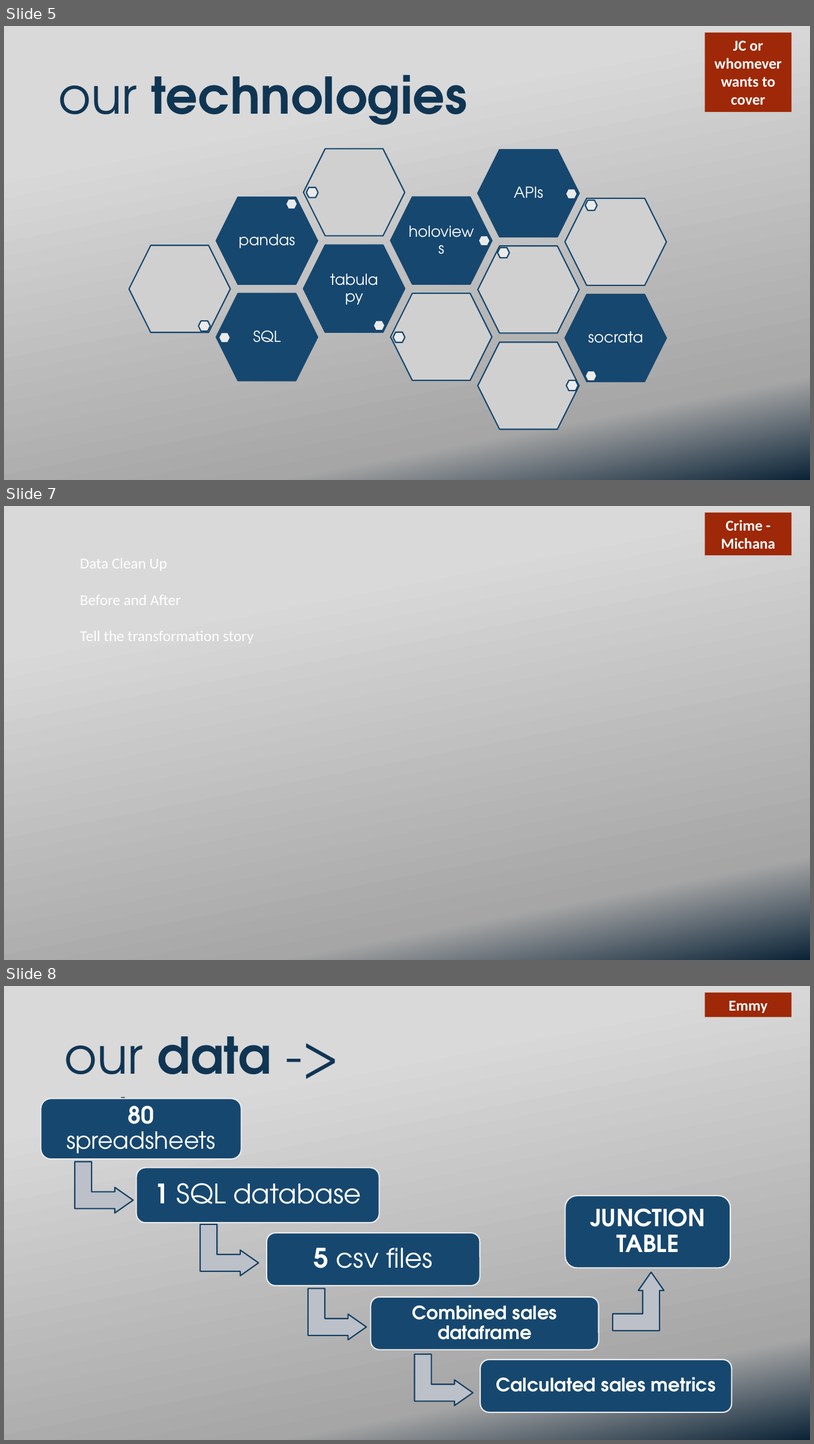
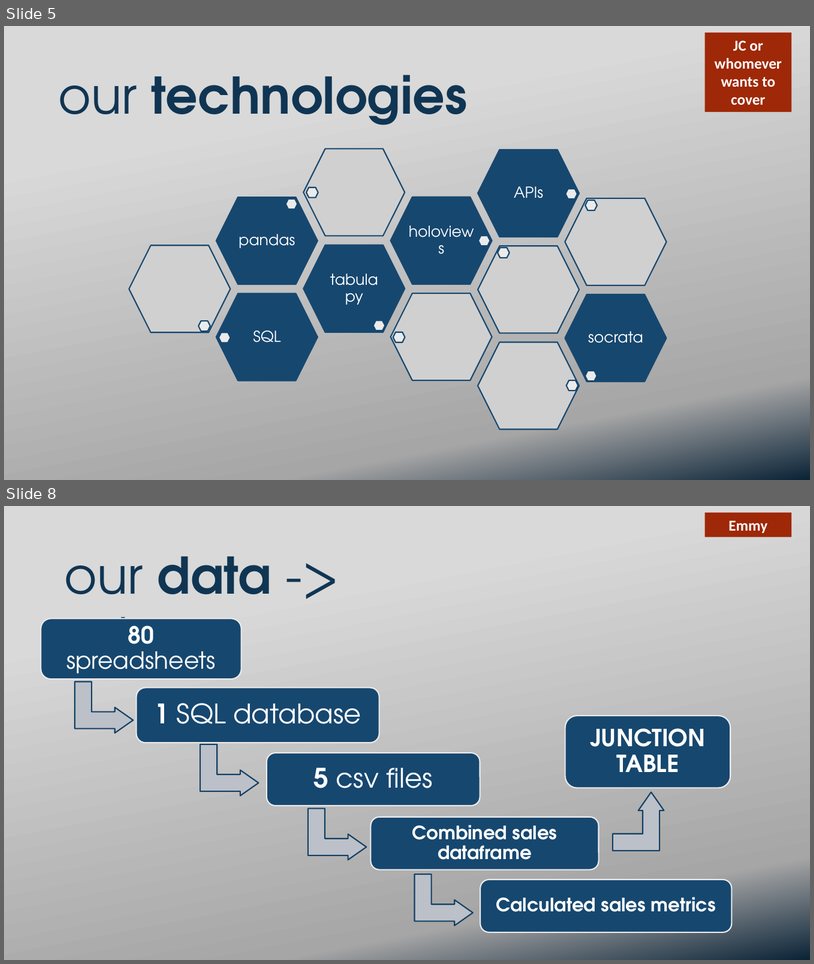
Before and after one commit to ekuo651/NYC-RE-Neighborhood-Trends, a slide deck: Presentation.pptx. Shown one above the other, each under a label of ours: slides 5, 7 and 8 before the commit, slides 5 and 8 after it; the slides between them are not shown. The pictures are 814x1444 and 814x964 pixels, drawn with LibreOffice and Linux fonts; fonts in the diff are those of the drawing; grey boxes stand for pictures; background and template pictures are left out. Boxes give left, top, right and bottom in pixels: in the first picture for what was removed or moved away, otherwise in the second. Text is boxed around its words. In the diff, an @@ line names an element or a change of style, - is before the commit and + after.

Commit message:
added and slightly reformatted data exploration and crime data slides

```diff
--- a/Presentation.pptx
+++ b/Presentation.pptx
@@ slide 7 removed at <box>4,506,810,960</box>, background picture (left out) @@
@@ rectangle removed at <box>705,513,792,556</box> @@
-Crime - Michana
@@ text removed at <box>80,555,254,646</box> @@
-Data Clean Up
-Before and After
-Tell the transformation story
```
Also in this commit, not shown: 1 slide changed, 2 slides added, 1 other slide removed.
